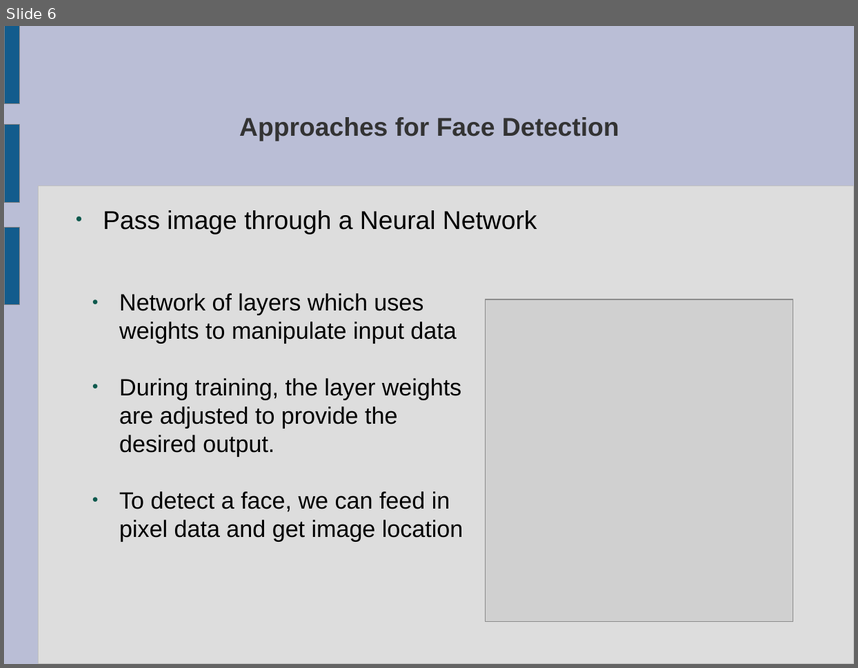
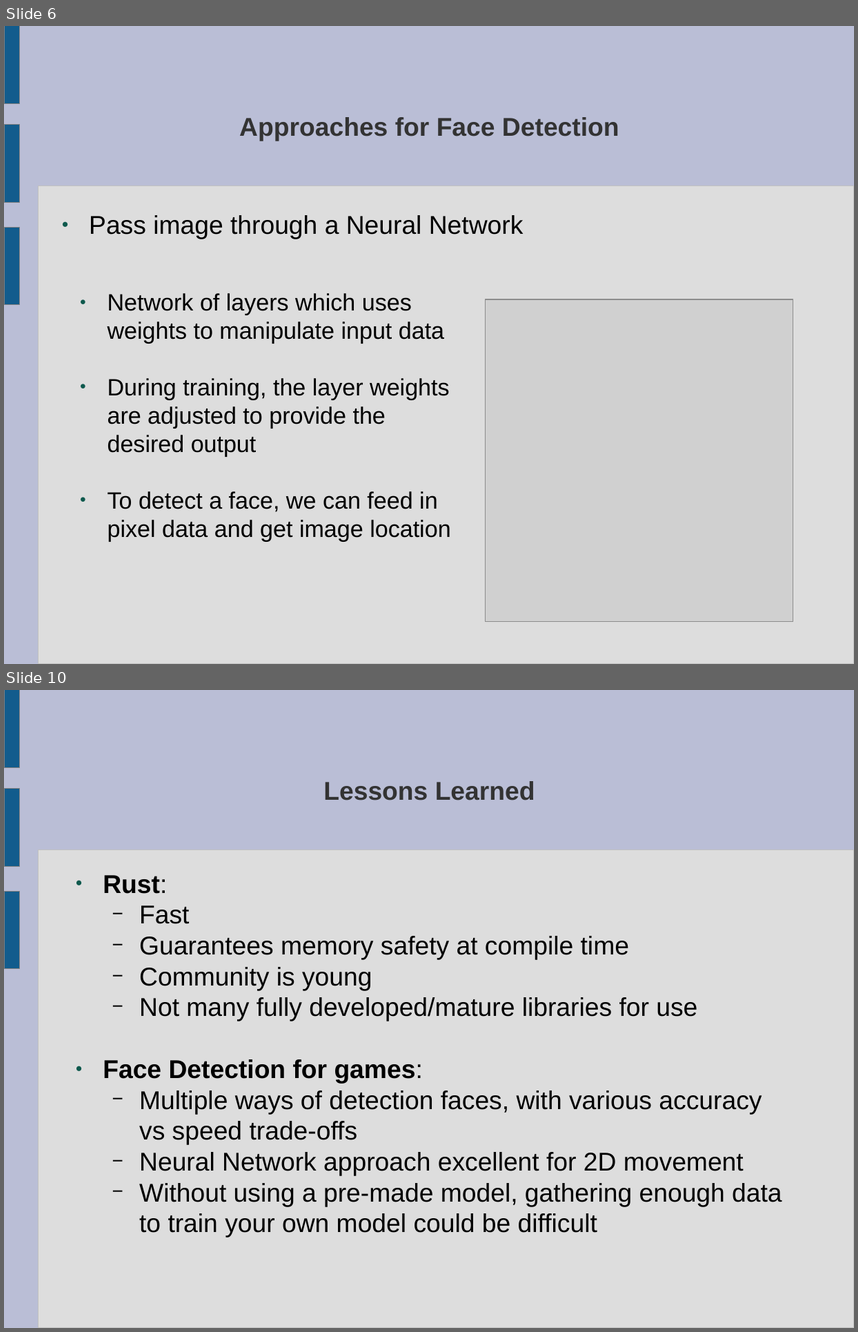
Before and after one commit to Payne325/Talks, a slide deck: bongosero/Games Wales/Games Wales Presentation.odp. Shown one above the other, each under a label of ours: slide 6 before the commit, slides 6 and 10 after it; the slides between them are not shown. The pictures are 858x668 and 858x1332 pixels, drawn with LibreOffice and Linux fonts; fonts in the diff are those of the drawing; grey boxes stand for pictures. Boxes give left, top, right and bottom in pixels: in the first picture for what was removed or moved away, otherwise in the second. Text is boxed around its words. In the diff, an @@ line names an element or a change of style, - is before the commit and + after.

```diff
--- a/bongosero/Games Wales/Games Wales Presentation.odp
+++ b/bongosero/Games Wales/Games Wales Presentation.odp
@@ slide 10 added at [4, 690, 854, 1328], background #BABED6; not listed: 4 template elements that a slide beside it also shows @@
@@ title added at [323, 781, 535, 800], 24 pt, text #333333, bold @@
+Lessons Learned
@@ text added at [103, 875, 782, 1237], 24 pt, text #000000 @@
+● Rust:
+  − Fast
+  − Guarantees memory safety at compile time
+  − Community is young
+  − Not many fully developed/mature libraries for use
+● Face Detection for games:
+  − Multiple ways of detection faces, with various accuracy vs speed trade-offs
+  − Neural Network approach excellent for 2D movement
+  − Without using a pre-made model, gathering enough data to train your own model could be difficult
@@ slide 6 changed as well @@
@@ text "Pass image through a Neural ...": place and size @@
-text "Pass image through a Neural ..." at [103, 210, 537, 234]
+text "Pass image through a Neural ..." at [89, 215, 524, 239]
@@ text "Network of layers which uses ...": place and size @@
-text "Network of layers which uses ..." at [119, 293, 463, 541]
+text "Network of layers which uses ..." at [107, 293, 450, 541]
@@ text at [107, 378, 450, 456]: text changed @@
-● During training, the layer weights are adjusted to provide the desired output.
+● During training, the layer weights are adjusted to provide the desired output
```
Also in this commit, not shown: 6 other slides changed, 5 other slides added, 6 slides removed, 1 other file.
